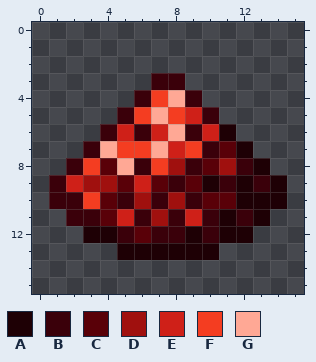
Two versions of one pixel-art sprite, overrides/resources/contenttweaker/textures/items/netherite_dust.png. The picture above is the old version.
The file is 16x16 pixels.
Palette (. is transparent): A #1e0005  B #3a000a  C #590008  D #a0100e  E #cf2018  F #f43d21  G #ffa895
Pixels before, first column x 1:
 3 ......BB......
 4 .....BFGB.....
 5 ....BFGFEB....
 6 ...BEBEGBEA...
 7 ..BGFFGEFBCA..
 8 .BFCGBFDBCDBA.
 9 BEDDCECBCABABA
10 BBFCBDBDBCCAAA
11 .BBCEBDBEBABA.
12 ..AABCBBABAA..
13 ....AAAAAA....
After:
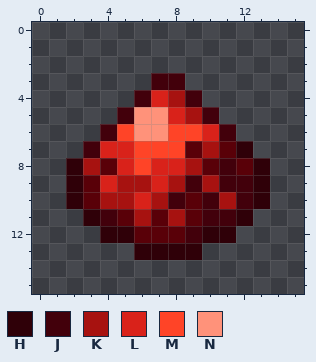
Colours new in this view: H #2f0008  J #42000b  K #a71210  L #d9221a  M #ff4427  N #ff927a
From old to new:
Changed rows in their new state; - is an unchanged pixel.
first column x 1:
 3 ------JJ------
 4 -----JLKJ-----
 5 ----JNNLKJ----
 6 ---JMNNMMLJ---
 7 --JLLMMMCK-H--
 8 -HK-LMLLK-JCH-
 9 .HCLKKLKJKJJH.
10 .HCKKLKJCJKJH.
11 -.HJCKCKCJJH.-
12 --.HH-CCJHH.--
13 ----.HHHH.----
Changed places in both pictures, as pixel boxes (x1, y1, x2, y2):
changed: (49, 73, 287, 260)
